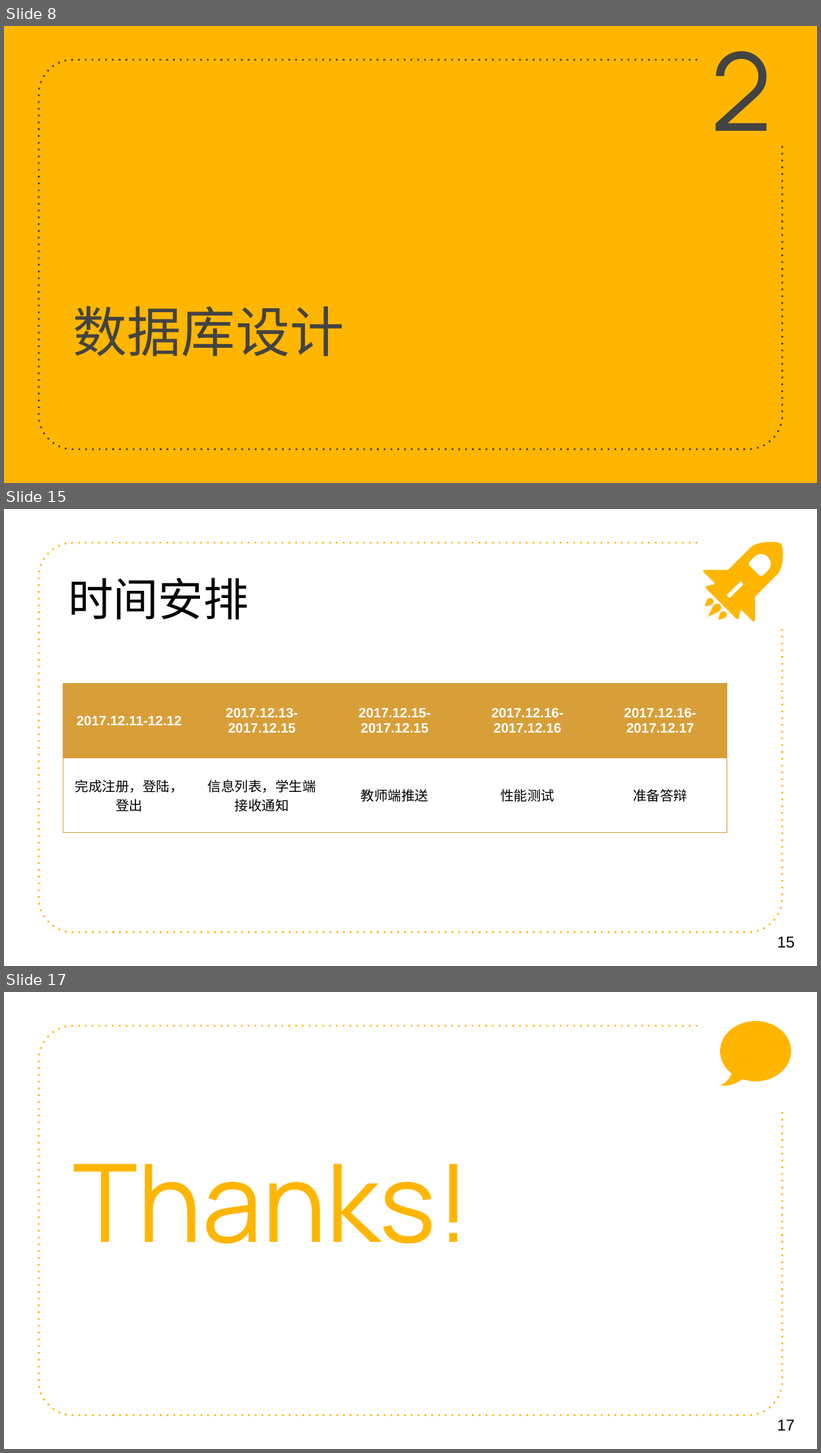
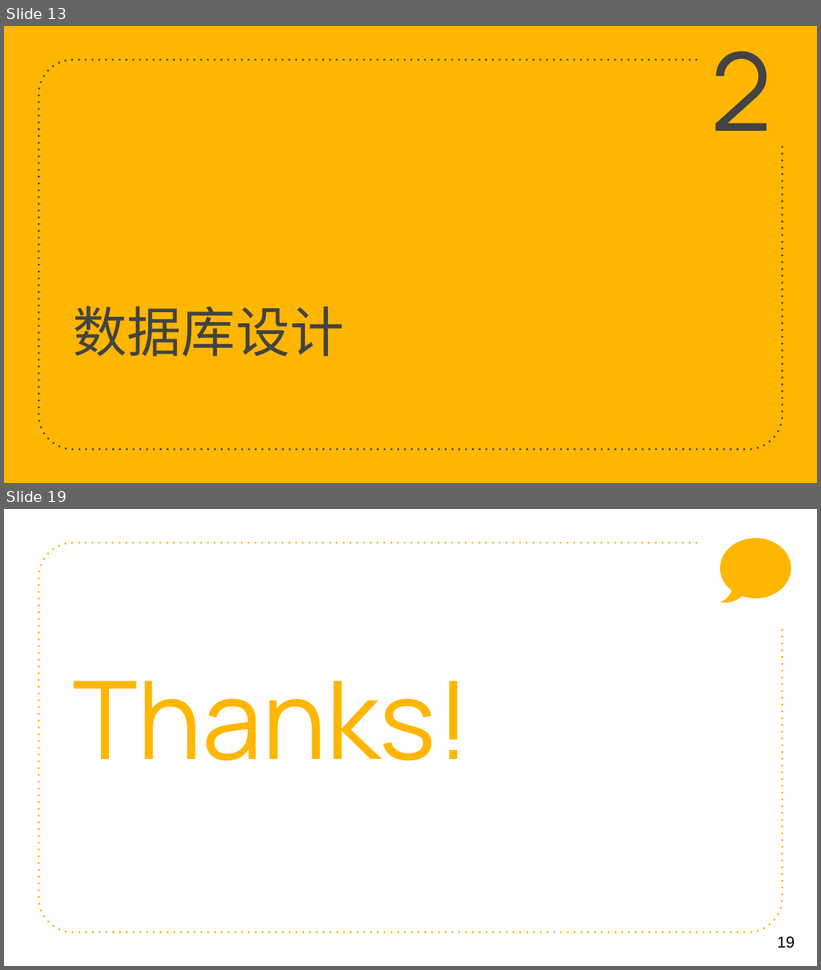
Before and after one commit to zeweidan/chicken_group_project, a slide deck: 技术实现.pptx. Shown one above the other, each under a label of ours: slides 8, 15 and 17 before the commit, slides 13 and 19 after it; the slides between them are not shown. The pictures are 821x1453 and 821x970 pixels, drawn with LibreOffice and Linux fonts; fonts in the diff are those of the drawing. Boxes give left, top, right and bottom in pixels: in the first picture for what was removed or moved away, otherwise in the second. Text is boxed around its words. In the diff, an @@ line names an element or a change of style, - is before the commit and + after.

```diff
--- a/技术实现.pptx
+++ b/技术实现.pptx
@@ slide 15 removed at box(4, 509, 817, 966), background #FFFFFF; not listed: 1 template element that a slide beside it also shows @@
@@ text removed at box(68, 578, 249, 620) @@
-时间安排
@@ group removed at box(704, 543, 783, 622): 4 freeform shapes @@
@@ table removed at box(63, 683, 725, 832), 2 rows, 5 columns @@
-2017.12.11-12.12 | 2017.12.13-2017.12.15 | 2017.12.15-2017.12.15 | 2017.12.16-2017.12.16 | 2017.12.16-2017.12.17
-完成注册，登陆，登出 | 信息列表，学生端接收通知 | 教师端推送 | 性能测试 | 准备答辩
@@ page number removed at box(778, 937, 795, 949) @@
-15
@@ what was slide 8 is now slide 13 @@
@@ what was slide 17 is now slide 19 @@
@@ page number at box(778, 937, 795, 949): text changed @@
-17
+19
```
Also in this commit, not shown: 4 slides changed, 12 slides added, 9 other slides removed.
